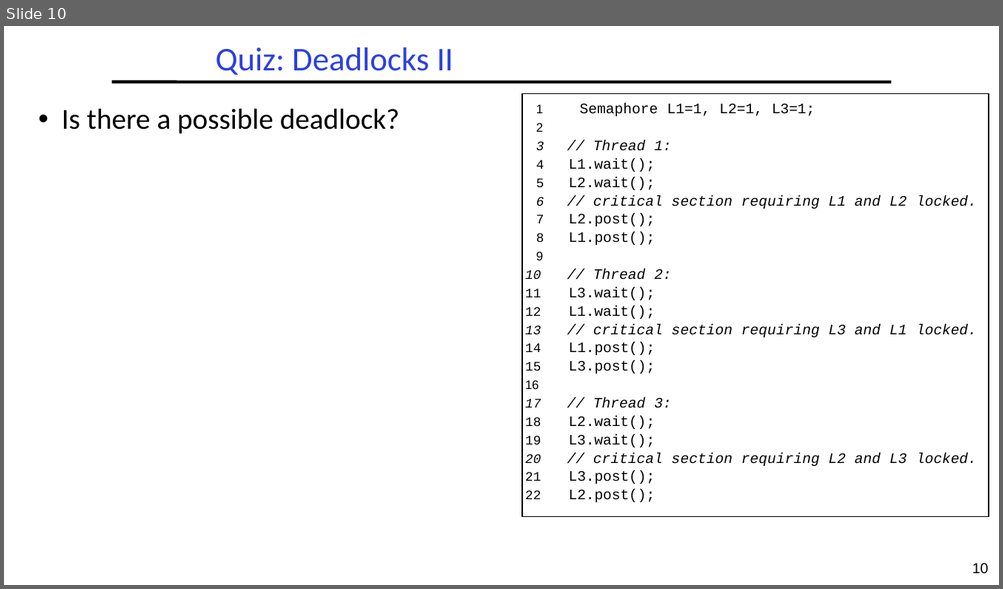
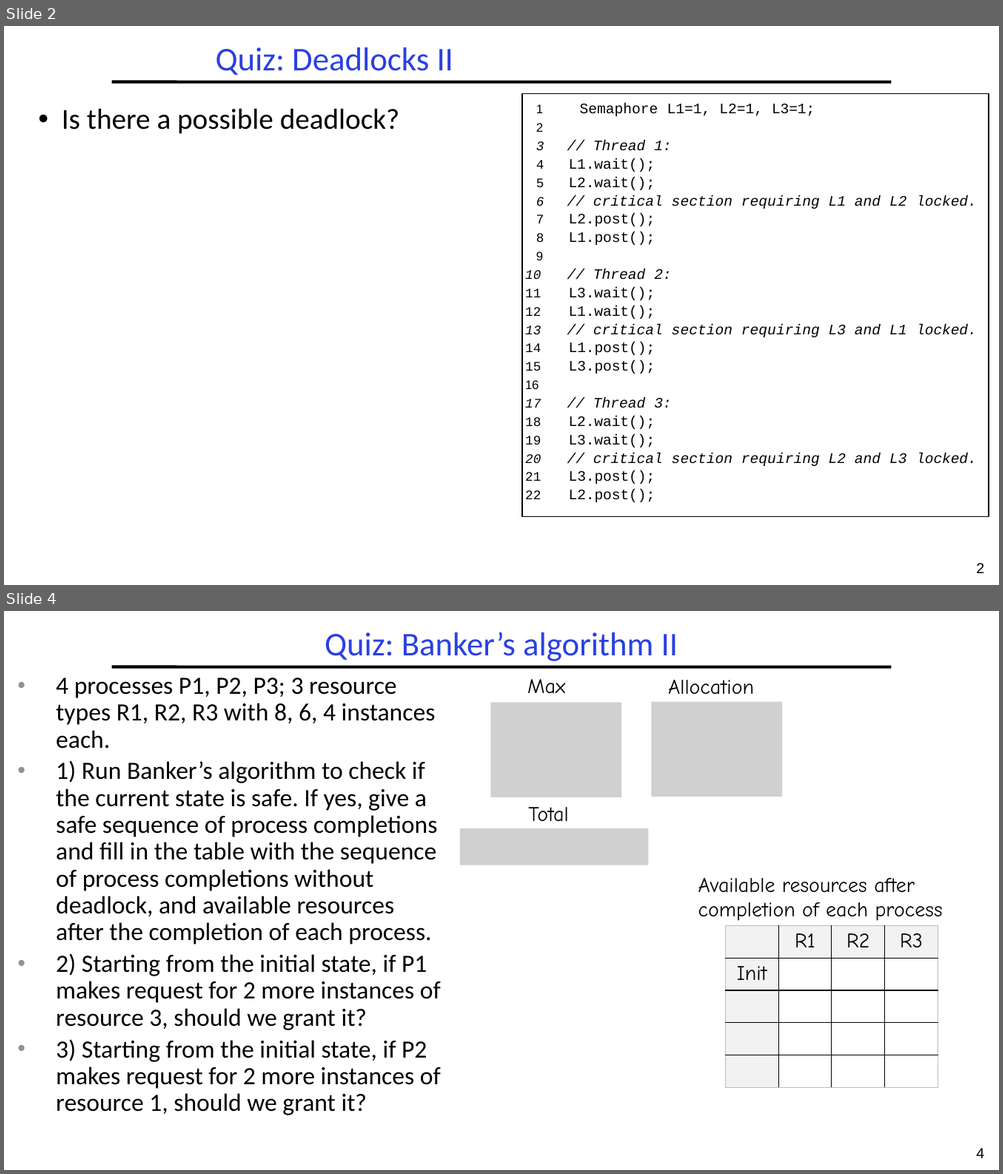
Before and after one commit to guhofstra/CSC256Fa25, a slide deck: PPTs/L4-Exercises.pptx. Shown one above the other, each under a label of ours: slide 10 before the commit, slides 2 and 4 after it; the slides between them are not shown. The pictures are 1003x589 and 1003x1174 pixels, drawn with LibreOffice and Linux fonts; fonts in the diff are those of the drawing; grey boxes stand for pictures. Boxes give left, top, right and bottom in pixels: in the first picture for what was removed or moved away, otherwise in the second. Text is boxed around its words. In the diff, an @@ line names an element or a change of style, - is before the commit and + after.

```diff
--- a/PPTs/L4-Exercises.pptx
+++ b/PPTs/L4-Exercises.pptx
@@ slide 4 added at (x1=4, y1=611, x2=999, y2=1170), background #FFFFFF; not listed: 2 template elements that a slide beside it also shows @@
@@ title added at (x1=324, y1=632, x2=677, y2=661), 32 pt, text #2A40E2 @@
+Quiz: Banker’s algorithm II
@@ text added at (x1=56, y1=678, x2=441, y2=1116), 24 pt, text #000000 @@
+• 4 processes P1, P2, P3; 3 resource types R1, R2, R3 with 8, 6, 4 instances each.
+• 1) Run Banker’s algorithm to check if the current state is safe. If yes, give a safe sequence of process completions and fill in the table with the sequence of process completions without deadlock, and available resources after the completion of each process.
+• 2) Starting from the initial state, if P1 makes request for 2 more instances of resource 3, should we grant it?
+• 3) Starting from the initial state, if P2 makes request for 2 more instances of resource 1, should we grant it?
@@ text added at (x1=527, y1=679, x2=565, y2=694), 20 pt, text #000000 @@
+Max
@@ text added at (x1=668, y1=680, x2=754, y2=695), 20 pt, text #000000 @@
+Allocation
@@ picture added at (x1=490, y1=703, x2=621, y2=797) @@
@@ picture added at (x1=652, y1=702, x2=782, y2=797) @@
@@ text added at (x1=528, y1=807, x2=568, y2=822), 20 pt, text #000000 @@
+Total
@@ picture added at (x1=460, y1=829, x2=649, y2=866) @@
@@ text added at (x1=698, y1=878, x2=942, y2=921), 20 pt, text #000000 @@
+Available resources after completion of each process
@@ table added at (x1=726, y1=925, x2=937, y2=1088), 5 rows, 4 columns @@
+ | R1 | R2 | R3
+Init |  |  | 
+ |  |  | 
+ |  |  | 
+ |  |  | 
@@ what was slide 10 is now slide 2 @@
@@ page number at (x1=976, y1=563, x2=984, y2=574): text changed @@
-10
+2
```
Also in this commit, not shown: 7 slides changed, 2 other slides added, 1 slide removed, 4 other files.
